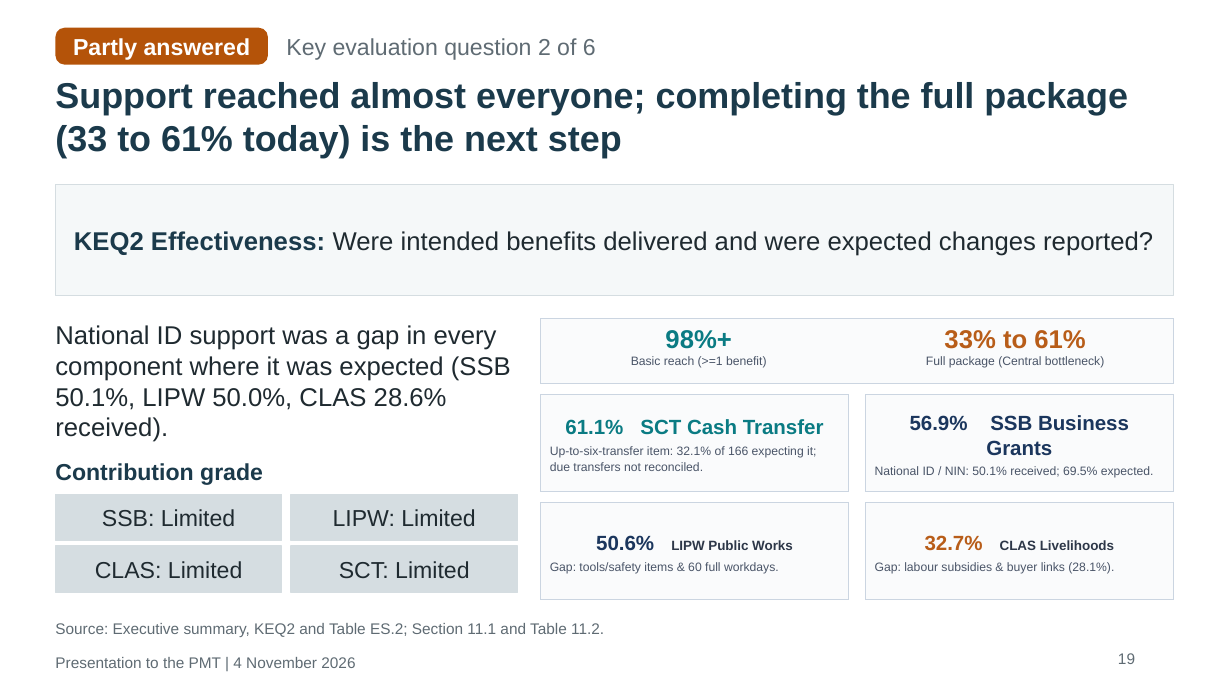
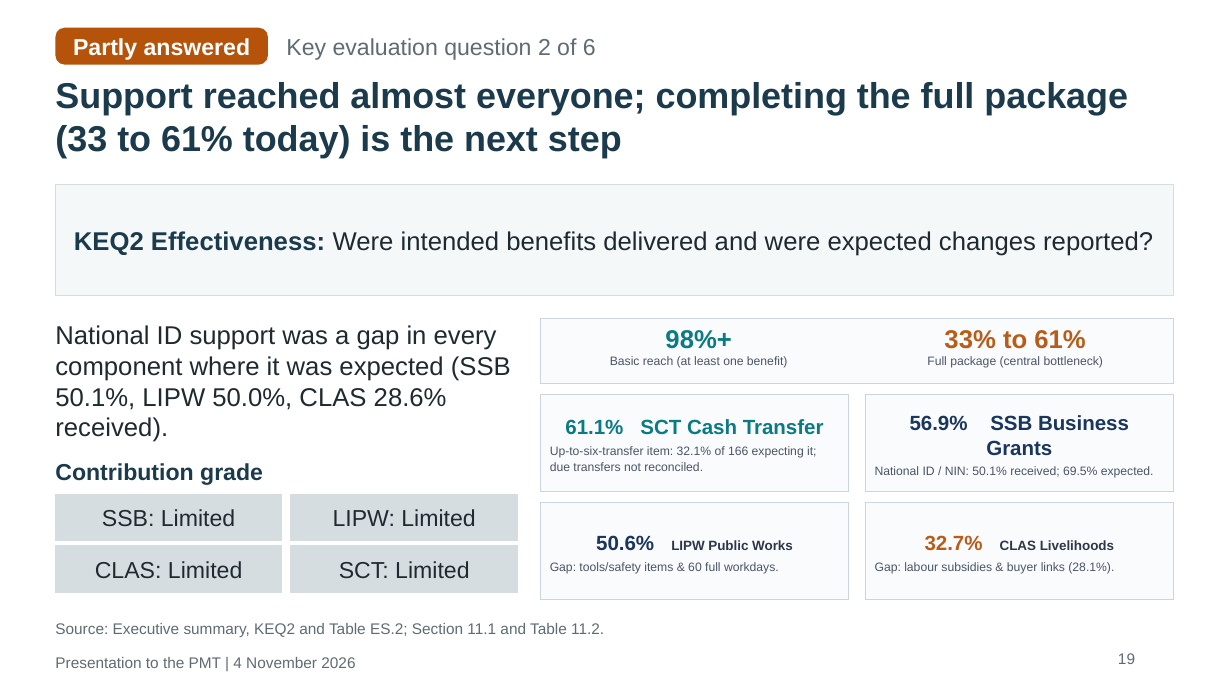
Before and after one commit to kokouekpinda/kokouekpinda, a slide deck: slide 26 of deliverables/REALISE_PMT_Presentation_v5.pptx. Drawn at 1232x693 pixels with LibreOffice and Linux fonts; fonts in the diff are those of the drawing. Boxes give left, top, right and bottom in pixels: in the first picture for what was removed or moved away, otherwise in the second. Text is boxed around its words. In the diff, an @@ line names an element or a change of style, - is before the commit and + after.

```diff
--- a/deliverables/REALISE_PMT_Presentation_v5.pptx
+++ b/deliverables/REALISE_PMT_Presentation_v5.pptx
@@ text at (x1=610, y1=356, x2=788, y2=368): text changed @@
-Basic reach (>=1 benefit)
+Basic reach (at least one benefit)
@@ text at (x1=927, y1=356, x2=1103, y2=368): text changed @@
-Full package (Central bottleneck)
+Full package (central bottleneck)
```
Also in this commit, not shown: 7 other slides changed, 7 other files.
